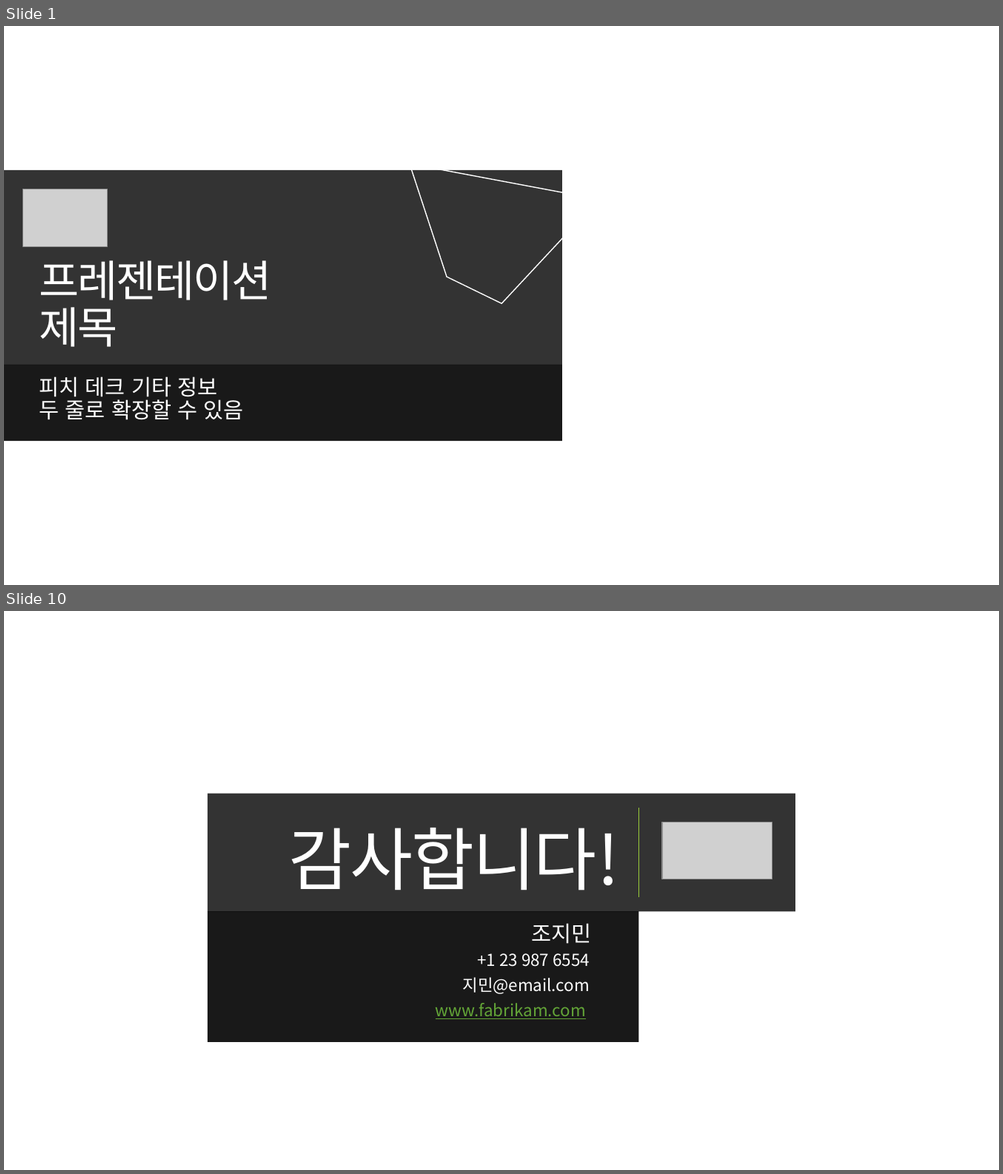
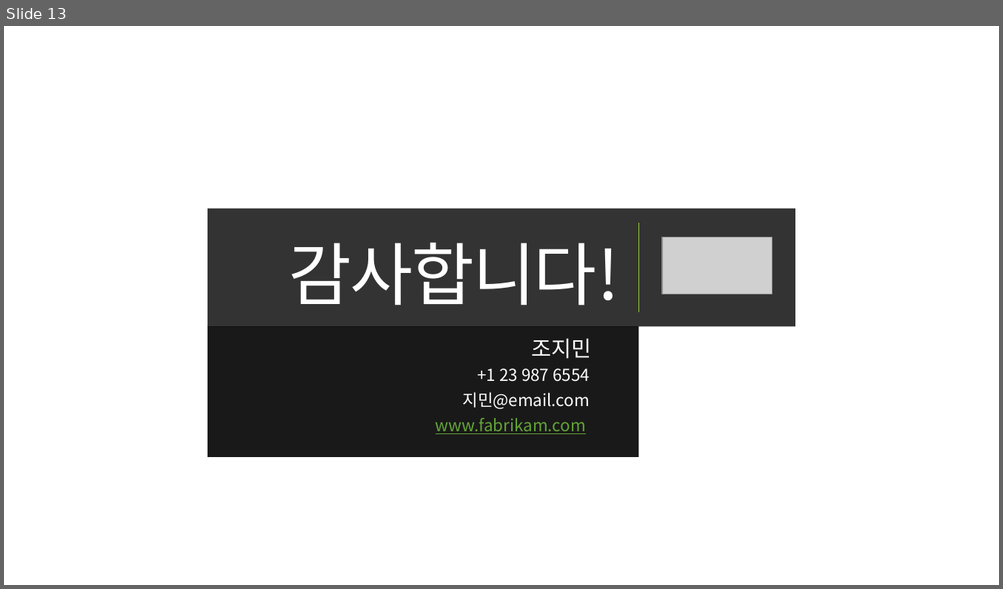
Before and after one commit to Wonchul08Lee/GenAI, a slide deck: Report.pptx. Shown one above the other, each under a label of ours: slides 1 and 10 before the commit, slide 13 after it; the slides between them are not shown. The pictures are 1003x1174 and 1003x589 pixels, drawn with LibreOffice and Linux fonts; fonts in the diff are those of the drawing; grey boxes stand for pictures; background and template pictures are left out. Boxes give left, top, right and bottom in pixels: in the first picture for what was removed or moved away, otherwise in the second. Text is boxed around its words. In the diff, an @@ line names an element or a change of style, - is before the commit and + after.

```diff
--- a/Report.pptx
+++ b/Report.pptx
@@ slide 1 removed at (4, 26, 999, 585), background picture (left out) @@
@@ freeform shape removed at (410, 111, 620, 318) @@
@@ title removed at (4, 170, 562, 365) @@
-프레젠테이션
-제목
@@ picture removed at (23, 190, 108, 247) @@
@@ subtitle removed at (4, 365, 562, 441) @@
-피치 데크 기타 정보
-두 줄로 확장할 수 있음
@@ what was slide 10 is now slide 13 @@
```
Also in this commit, not shown: 8 slides changed, 4 slides added.
